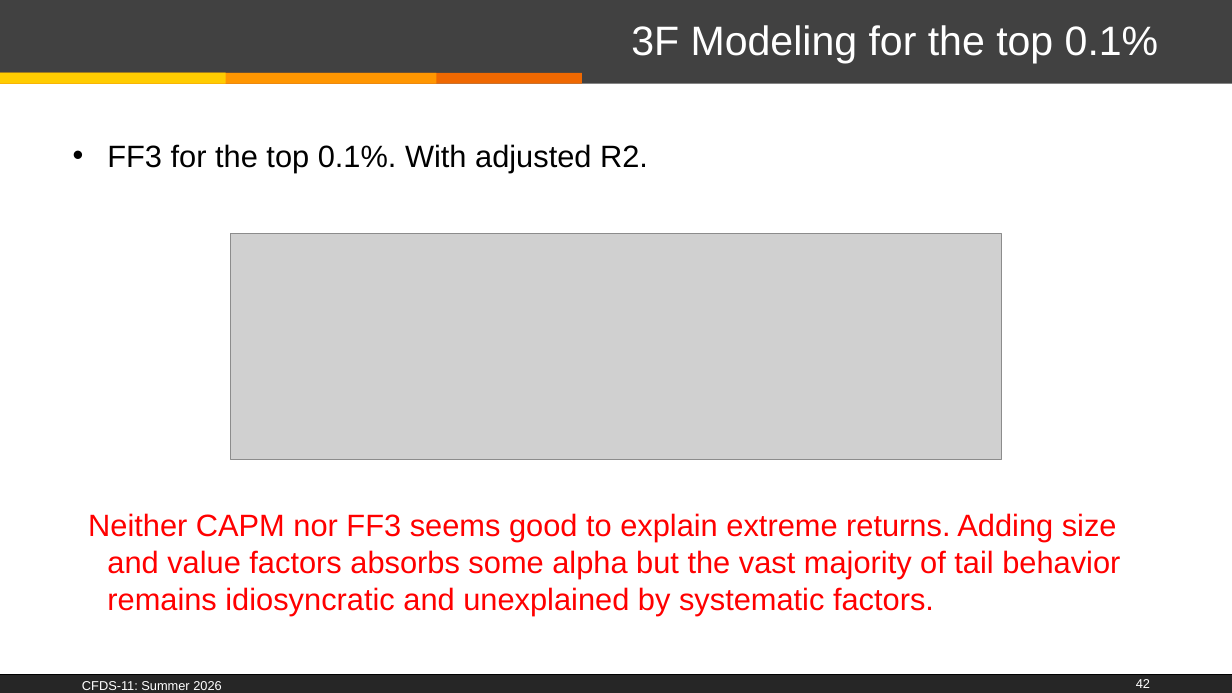
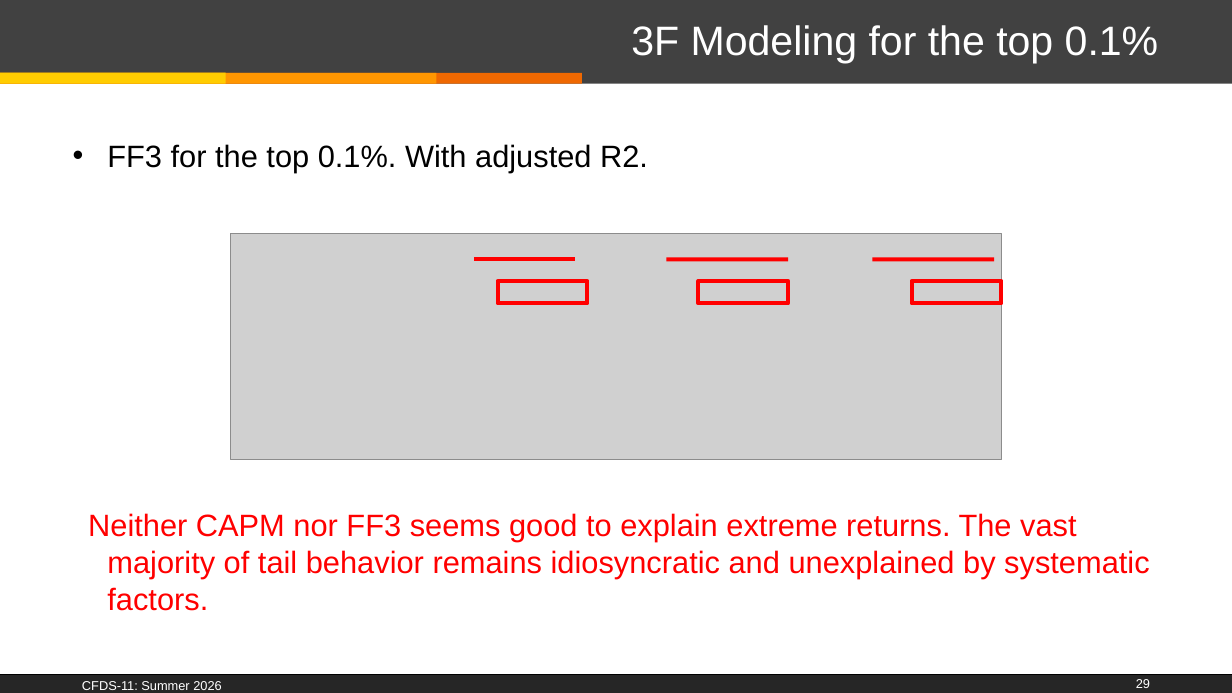
Before and after one commit to PierreNiberon/CFDS-Project, a slide deck: slide 29 of CFDS-11_Class-2025_26-PierreNiberon.pptx (slide 42 before the commit). Drawn at 1232x693 pixels with LibreOffice and Linux fonts; fonts in the diff are those of the drawing; grey boxes stand for pictures; background and template pictures are left out. Boxes give left, top, right and bottom in pixels: in the first picture for what was removed or moved away, otherwise in the second. Text is boxed around its words. In the diff, an @@ line names an element or a change of style, - is before the commit and + after.

```diff
--- a/CFDS-11_Class-2025_26-PierreNiberon.pptx
+++ b/CFDS-11_Class-2025_26-PierreNiberon.pptx
@@ line added from (474, 260) to (574, 260), #FF0000 3 pt @@
@@ line added from (666, 260) to (788, 260), #FF0000 3 pt @@
@@ line added from (872, 260) to (994, 260), #FF0000 3 pt @@
@@ rectangle added at box(498, 281, 587, 303), outline #FF0000 3 pt @@
@@ rectangle added at box(698, 281, 788, 303), outline #FF0000 3 pt @@
@@ rectangle added at box(912, 281, 1001, 303), outline #FF0000 3 pt @@
@@ text at box(88, 513, 1149, 611): text changed @@
-Neither CAPM nor FF3 seems good to explain extreme returns. Adding size and value factors absorbs some alpha but the vast majority of tail behavior remains idiosyncratic and unexplained by systematic factors.
+Neither CAPM nor FF3 seems good to explain extreme returns. The vast majority of tail behavior remains idiosyncratic and unexplained by systematic factors.
@@ page number at box(1136, 679, 1150, 688): text changed @@
-42
+29
```
Also in this commit, not shown: 20 other slides changed, 1 slide added, 15 slides removed, 3 other files.
